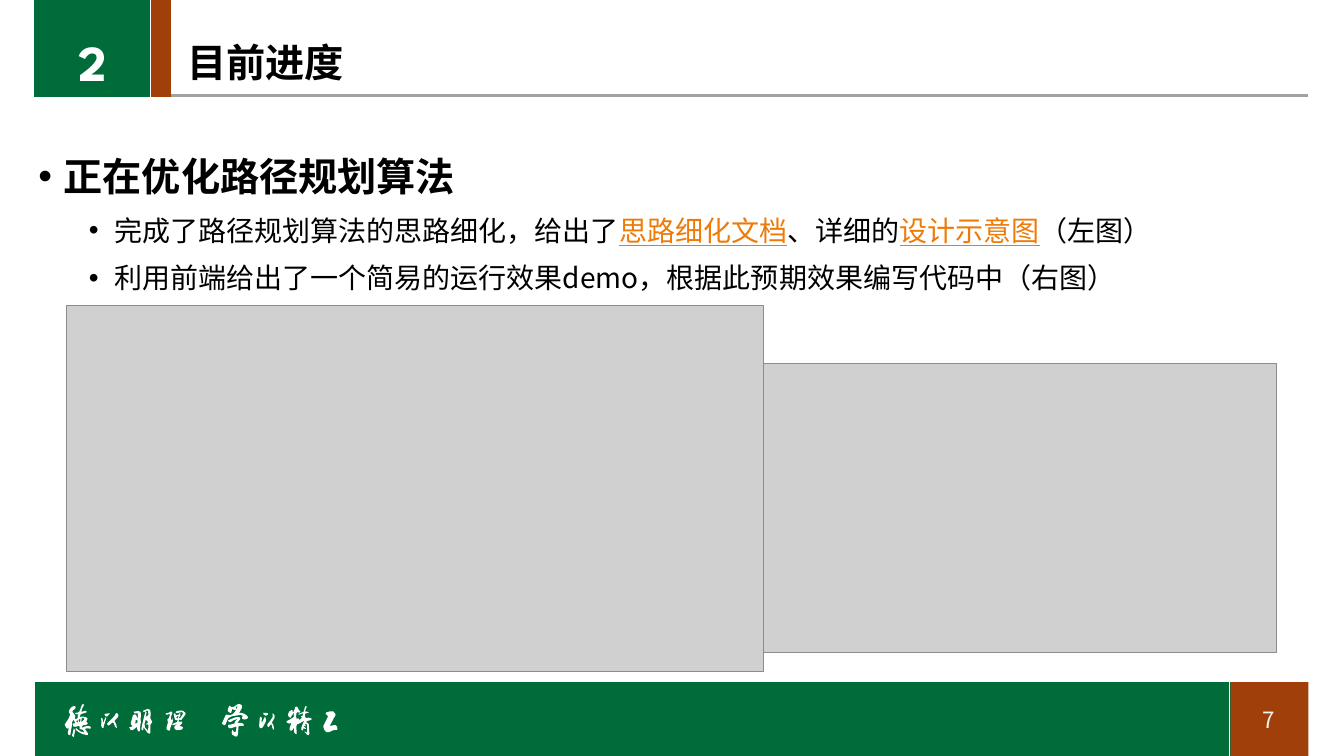
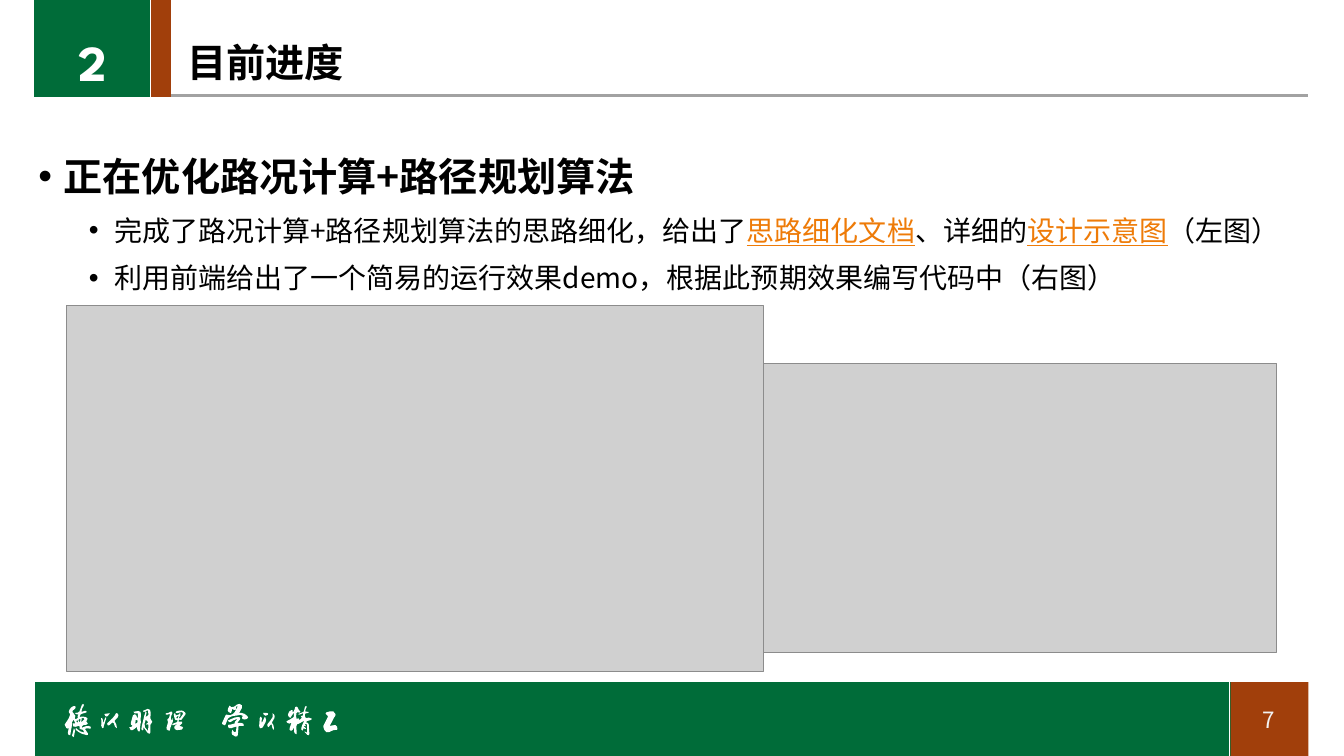
Before and after one commit to LancerEnk/GraduationDesign, a slide deck: slide 7 of doc/中期/中期_msj.pptx. Drawn at 1344x756 pixels with LibreOffice and Linux fonts; fonts in the diff are those of the drawing; grey boxes stand for pictures; background and template pictures are left out. Boxes give left, top, right and bottom in pixels: in the first picture for what was removed or moved away, otherwise in the second. Text is boxed around its words. In the diff, an @@ line names an element or a change of style, - is before the commit and + after.

```diff
--- a/doc/中期/中期_msj.pptx
+++ b/doc/中期/中期_msj.pptx
@@ text at <box>64,157,1280,246</box>: text changed @@
-• 正在优化路径规划算法
-  • 完成了路径规划算法的思路细化，给出了思路细化文档、详细的设计示意图（左图）
+• 正在优化路况计算+路径规划算法
+  • 完成了路况计算+路径规划算法的思路细化，给出了思路细化文档、详细的设计示意图（左图）
```
Also in this commit, not shown: 5 other slides changed, 1 other file.
